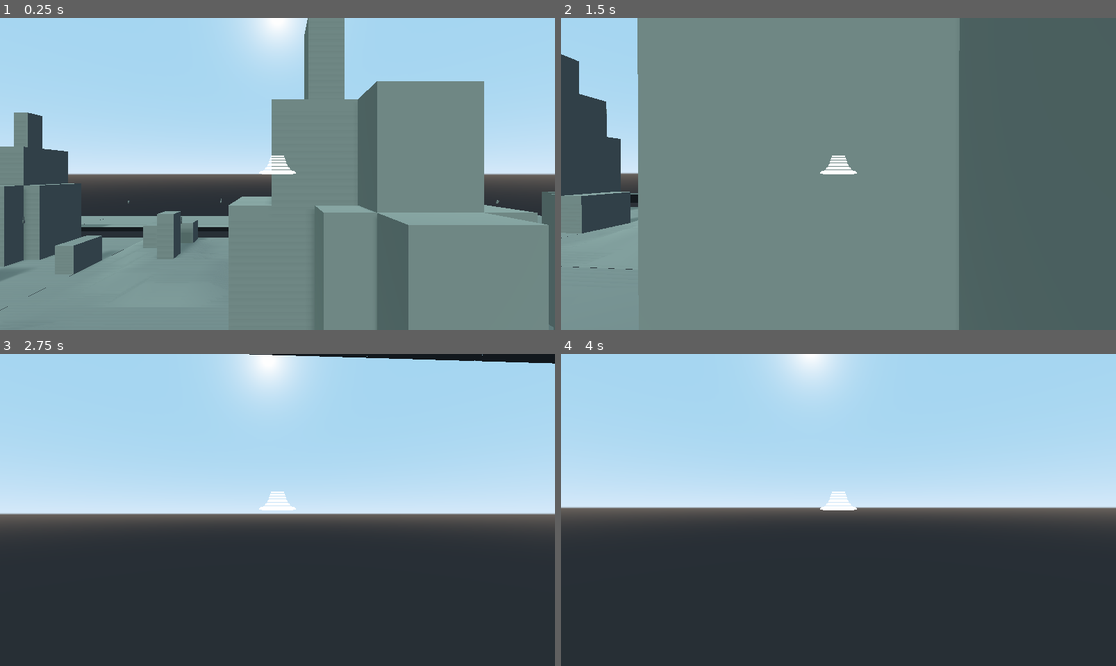
Above: before the commit, frames 1-4 (two rows, left to right).
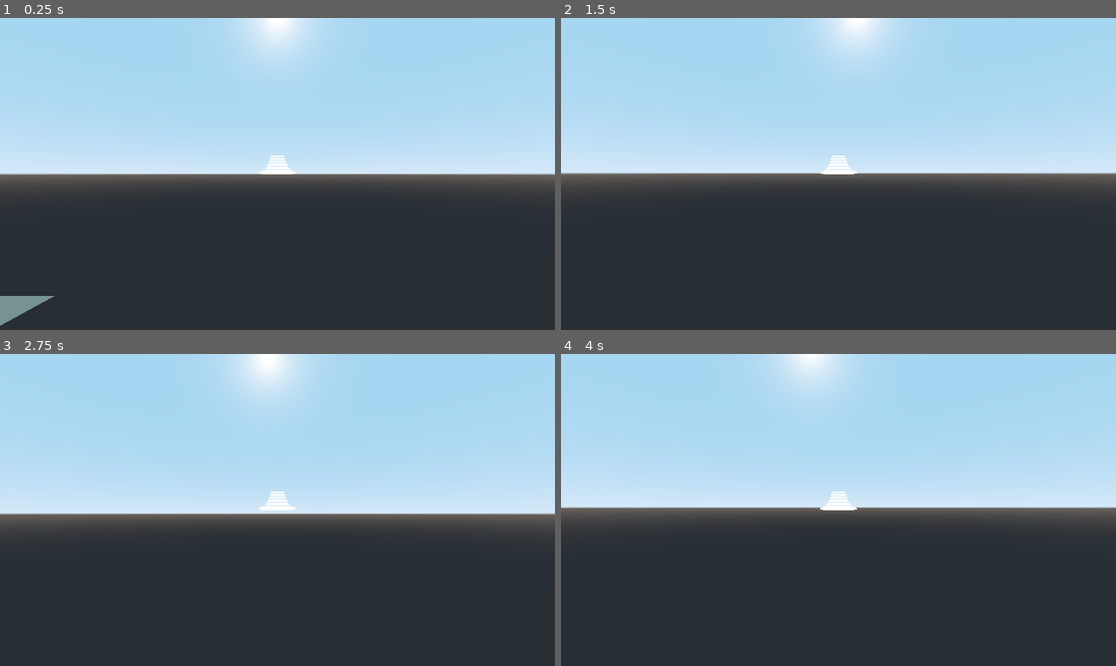
Above: after the commit, the same moments.

Repository: JacobDWoodman/OpenWorldGodot
Game: Godot game, scene res://GridEnvironment/testGridWorld.tscn
The game is run twice, just before and just after one commit, with the same random seed, the same clock (stepped at 60 frames per second) and the same inputs.
Inputs (mouse positions are in pixels of both pictures, inside the frame that each line leads up to):
- Up to frame 1 (0.25 s): no input
- Up to frame 2 (1.5 s): tap Enter at 0.5 s; move the mouse to (866, 174) at 0.52 s; hold F (toggle_grav) 0.53-1.28 s; hold W (MOVE_FORWARD) from 0.53 s (still down); tap Ctrl (CHARGE_JUMP) at 0.77 s; move the mouse to (810, 174) at 1.27 s; click (810, 174) at 1.35 s
- Up to frame 3 (2.75 s): keep holding W (MOVE_FORWARD); tap Ctrl (CHARGE_JUMP) at 1.52 s; tap F (toggle_grav) at 1.55 s; move the mouse to (288, 503) at 2.02 s; hold F (toggle_grav) from 2.03 s (still down)
- Up to frame 4 (4 s): keep holding W (MOVE_FORWARD); move the mouse to (832, 516) at 2.77 s; release F (toggle_grav) at 2.78 s; tap F (toggle_grav) at 2.85 s; tap Ctrl (CHARGE_JUMP) at 3.02, 3.77 s; tap Space (movement_jump) at 3.5 s; move the mouse to (877, 513) at 3.52 s; hold F (toggle_grav) from 3.53 s (still down); click (877, 513) at 3.6 s

The runs differ from the first frame. In frame 1, 54% of the frame differs, in the area x 0-100%, y 0-100%; in frame 2, 93%; in frame 3, 0.9%; in frame 4, nothing differs.

Commit message:
added complete dialogue and condition to play it

Diff:
--- /dev/null
+++ b/Dialogue/CompletedDialogue.tscn
@@ -0,0 +1,45 @@
+[gd_scene load_steps=5 format=2]
+
+[ext_resource path="res://Dialogue/txt/ace_attorney.tres" type="DynamicFont" id=1]
+[ext_resource path="res://Dialogue/sprites/dialoguebox.png" type="Texture" id=2]
+[ext_resource path="res://Dialogue/label.gd" type="Script" id=3]
+[ext_resource path="res://Dialogue/DialogueBox.gd" type="Script" id=4]
+
+[node name="Dialogue" type="Node"]
+script = ExtResource( 4 )
+file_path = "res://data/Dialogue.json"
+
+[node name="textbox" type="TextureRect" parent="."]
+margin_right = 40.0
+margin_bottom = 40.0
+texture = ExtResource( 2 )
+__meta__ = {
+"_edit_use_anchors_": false
+}
+
+[node name="Label" type="Label" parent="."]
+margin_left = 50.0
+margin_top = 800.0
+margin_right = 524.0
+margin_bottom = 838.0
+custom_fonts/font = ExtResource( 1 )
+text = "cum in a glass call that a goblet"
+__meta__ = {
+"_edit_use_anchors_": false
+}
+
+[node name="RichTextLabel" type="RichTextLabel" parent="."]
+margin_left = 50.0
+margin_top = 850.0
+margin_right = 1870.0
+margin_bottom = 1030.0
+custom_fonts/normal_font = ExtResource( 1 )
+script = ExtResource( 3 )
+__meta__ = {
+"_edit_use_anchors_": false
+}
+
+[node name="Timer" type="Timer" parent="."]
+wait_time = 0.05
+autostart = true
+[connection signal="timeout" from="Timer" to="." method="_on_Timer_timeout"]
--- a/GridEnvironment/EnvironmentGrid.gd
+++ b/GridEnvironment/EnvironmentGrid.gd
@@ -35,8 +35,8 @@
 
 	for x in range(-distance, distance+1):
 		for z in range(-distance, distance+1):
-			if (x == 0 && z == 0):
-				pass
+			#if (x == 0 && z == 0):
+			#	pass
 			var checkX = node.gridX + x
 			var checkZ = node.gridZ + z
 			if(checkX >= 0 && checkX < gridSizeX && checkZ >= 0 && checkZ < gridSizeZ):
@@ -46,7 +46,7 @@
 	return neighbours
 
 func NodeFromWorldPoint(worldPosition):
-	var percent = Vector2((worldPosition.x + gridWorldSize.x/2)/gridWorldSize.x, (worldPosition.z + gridWorldSize.y/2)/gridWorldSize.y)
+	var percent = Vector2((worldPosition.x + gridWorldSize.x/2)/gridWorldSize.x, ((worldPosition.z * -1) + gridWorldSize.y/2)/gridWorldSize.y)
 
 	percent.x = clamp(percent.x, 0, 1)
 	percent.y = clamp(percent.y, 0, 1)
@@ -54,6 +54,6 @@
 	var x = int(round((gridSizeX - 1) * percent.x))
 	var z = int(round((gridSizeZ - 1) * percent.y))
 
-	for noode in grid:
-		if(noode.gridX == x && noode.gridZ == z):
-			return noode
+	for nnode in grid:
+		if(nnode.gridX == x && nnode.gridZ == z):
+			return nnode
--- a/GridEnvironment/GridWorldTest.gd
+++ b/GridEnvironment/GridWorldTest.gd
@@ -11,7 +11,9 @@
 onready var chunk_data : Array = load_chunk_data(file_path)
 onready var item_data : Array = load_chunk_data(item_file_path)
 
+var nearby_nodes = []
 var loaded_nodes = []
+var loaded_chunks = []
 var thread
 
 # Called when the node enters the scene tree for the first time.
@@ -21,19 +23,22 @@
 
 func _process(delta):
 	update_chunks()
+	clean_up_chunks()
+	reset_chunks()
 
 
 func update_chunks():
 	var p_trans = grid.NodeFromWorldPoint($Player.translation)
 
 	for nnode in grid.getNeighbours(p_trans, chunkRenderDistance):
+		nearby_nodes.append(nnode)
 		create_chunk(nnode)
 
 func create_chunk(node):
 	if loaded_nodes.has(node.worldPos):
 		return #dont make a chunk that already exists
 
-	load_chunk([thread, node])
+	thread.start(self, "load_chunk",[thread, node])
 
 func load_chunk(arr):
 	var nthread = arr[0]#more readable this way
@@ -41,8 +46,6 @@
 	var i = 0
 	for arraypos in chunk_data:
 		if(arraypos["x"] == node.gridX && arraypos["z"] == node.gridZ ):
-			print("scooby")
-			#var chunk = load("res://chunks/tscn/chunk"+arraypos["path"]+".tscn")
 			var chunk = OWChunk.new(node.gridX, node.gridZ, arraypos["path"])
 			chunk.translation = arr[1].worldPos
 			var item
@@ -61,9 +64,37 @@
 	print("lez goooo")
 	add_child(chunk)
 	chunk.add_child(item)
+	loaded_nodes.append(chunk.translation)
+	loaded_chunks.append(chunk)
+	thread.wait_to_finish()
 
-	loaded_nodes.append(chunk.translation)
-	thread.wait_to_finish()
+func clean_up_chunks0():
+	var i = 0
+
+	for chunktr in loaded_nodes:
+		var in_range = false
+		for node in nearby_nodes:
+			if node.worldPos == chunktr:
+				var pos = node.worldPos
+				in_range = true
+		if !in_range:
+			loaded_nodes.erase(chunktr)
+			loaded_chunks[i].queue_free()
+		i += 1
+
+func clean_up_chunks():
+	for chunk in loaded_chunks:
+		for node in nearby_nodes:
+			if(chunk.translation == node.worldPos):
+				chunk.should_remove = false
+				break
+			if (chunk.should_remove):
+				chunk.queue_free()
+				loaded_chunks.erase(chunk)
+
+func reset_chunks():
+	for chunk in loaded_chunks:
+		chunk.should_remove = true
 
 func load_chunk_data(f_path):
 	var file = File.new()
--- a/GridEnvironment/testGridWorld.tscn
+++ b/GridEnvironment/testGridWorld.tscn
@@ -9,10 +9,10 @@
 item_file_path = "res://data/itemsGrid.json"
 worldSize = Vector2( 246, 246 )
 halfChunkLength = 20.5
-chunkRenderDistance = 3
+chunkRenderDistance = 1
 
 [node name="Player" parent="." instance=ExtResource( 2 )]
-transform = Transform( 1, 0, 0, 0, 1, 0, 0, 0, 1, 4.67713, 21.9414, -3.42864 )
+transform = Transform( 1, 0, 0, 0, 1, 0, 0, 0, 1, 123, 21.941, 123 )
 
 [node name="CanvasLayer" type="CanvasLayer" parent="."]
 
--- a/Player/Player.gd
+++ b/Player/Player.gd
@@ -50,7 +50,7 @@
 		input_movement_vector.x -= 1
 	if Input.is_action_pressed("MOVE_RIGHT"):
 		input_movement_vector.x += 1
-	if Input.is_action_pressed("toggle_grav"):
+	if Input.is_action_just_released("toggle_grav"):
 		grav_on = !grav_on
 
 	input_movement_vector = input_movement_vector.normalized()
--- a/Player/gameStats.gd
+++ b/Player/gameStats.gd
@@ -1,17 +1,13 @@
 extends Node
 
 var collectibles_collected = 0
+var has_enough_drinks = false
 
 #it doesnt work otherwise. I really wish it did. But it doesn't work otherwise...
 onready var collected = [false, false, false, false, false, false, false, false, false, false, false, false, false, false, false, false, false, false, false, false, false, false, false, false, false, false, false, false, false, false, false, false, false, false, false, false]
 
-#func ready():
-#	set_bool_array(collected, false)
-
-#func set_bool_array(array, value):
-#	for i in range(0, 36):
-#		array[i] = value
-
 func collect_item():
 	collectibles_collected += 1;
 	get_tree().get_current_scene().get_node("CanvasLayer/txt").set_bbcode("Drinks Collected: "+ str(collectibles_collected))
+	if collectibles_collected <= 30:
+		has_enough_drinks = true
--- a/Terrain/Entity/Dude.gd
+++ b/Terrain/Entity/Dude.gd
@@ -1,14 +1,17 @@
 extends Spatial
 
 var dialogue = preload("res://Dialogue/Dialogue.tscn")
+var completed_dialogue = preload("res://Dialogue/CompletedDialogue.tscn")
 var doug
 
 func _on_Area_body_entered(body):
 	if(body.get_name() == "Player"):
-		print(body.get_name())
-		doug = dialogue.instance()
+		if GameStats.has_enough_drinks:
+			doug = completed_dialogue.instance()
+		else:
+			doug = dialogue.instance()
 		get_tree().get_current_scene().get_node("CanvasLayer").add_child(doug)
 
 func _on_Area_body_exited(body):
 	if(body.get_name() == "Player"):
-		doug.queue_free() #http://i.imgur.com/Xy0VYlk.png
+		doug.queue_free()
--- a/Terrain/World.gd
+++ b/Terrain/World.gd
@@ -64,7 +64,6 @@
 	var i = 0
 	for arraypos in chunk_data:
 		if(arraypos["x"] == arr[1]* 64 && arraypos["z"] == arr[2]* 64 ):
-			print("scooby")
 			#var chunk = load("res://chunks/tscn/chunk"+arraypos["path"]+".tscn")
 			var chunk = OWChunk.new(arr[1], arr[2], arraypos["path"])
 			chunk.translation = Vector3(arr[1] * chunk_size, 0, arr[2] * chunk_size)
--- /dev/null
+++ b/data/CompletedDialogue .json
@@ -0,0 +1,4 @@
+[
+  {"name": "Mr. Drinker", "line": "Wow, you gathered all these drinks for me?"},
+  {"name": "Mr. Drinker", "line": "Thank you so much! Finally I can enjoy a quality serving of Jungle Juice!"}
+]
--- a/data/chunksGrid.json
+++ b/data/chunksGrid.json
@@ -1,6 +1,6 @@
 [
   {
-    "z": 0, "x": 0, "path": "0" },
+    "z": 0, "x": 0, "path": "21" },
   {
     "z": 1, "x": 0, "path": "1" },
   {
@@ -8,9 +8,9 @@
   { "z": 3, "x": 0, "path": "1" },
   {
     "z": 4, "x": 0, "path": "1" },
-  { "z": 5, "x": 0, "path": "21" },
+  { "z": 5, "x": 0, "path": "0" },
   {
-    "z": 0, "x": 1, "path": "32"},
+    "z": 0, "x": 1, "path": "23"},
   {
     "z": 1, "x": 1, "path": "7"},
   {
@@ -18,9 +18,9 @@
   { "z": 3, "x": 1, "path": "9" },
   {
     "z": 4, "x": 1, "path": "5"},
-  { "z": 5, "x": 1, "path": "23" },
+  { "z": 5, "x": 1, "path": "32" },
   {
-    "z": 0, "x": 2, "path": "32"},
+    "z": 0, "x": 2, "path": "23"},
   {
     "z": 1, "x": 2, "path": "13"},
   {
@@ -28,9 +28,9 @@
   { "z": 3, "x": 2, "path": "15" },
   {
     "z": 4, "x": 2, "path": "16"},
-  { "z": 5, "x": 2, "path": "23" },
+  { "z": 5, "x": 2, "path": "32" },
   {
-    "z": 0, "x": 3, "path": "32"},
+    "z": 0, "x": 3, "path": "23"},
   {
     "z": 1, "x": 3, "path": "9"},
   {
@@ -38,9 +38,9 @@
   { "z": 3, "x": 3, "path": "5" },
   {
     "z": 4, "x": 3, "path": "7"},
-  { "z": 5, "x": 3, "path": "23" },
+  { "z": 5, "x": 3, "path": "32" },
   {
-    "z": 0, "x": 4, "path": "32"},
+    "z": 0, "x": 4, "path": "23"},
   {
     "z": 1, "x": 4, "path": "15"},
   {
@@ -48,9 +48,9 @@
   { "z": 3, "x": 4, "path": "5" },
   {
     "z": 4, "x": 4, "path": "14"},
-  { "z": 5, "x": 4, "path": "23" },
+  { "z": 5, "x": 4, "path": "32" },
   {
-    "z": 0, "x": 5, "path": "31"},
+    "z": 0, "x": 5, "path": "26"},
   {
     "z": 1, "x": 5, "path": "29"},
   {
@@ -59,5 +59,5 @@
   {
     "z": 4, "x": 5, "path": "29"},
   {
-    "z": 5, "x": 5, "path": "26"}
+    "z": 5, "x": 5, "path": "31"}
 ]
